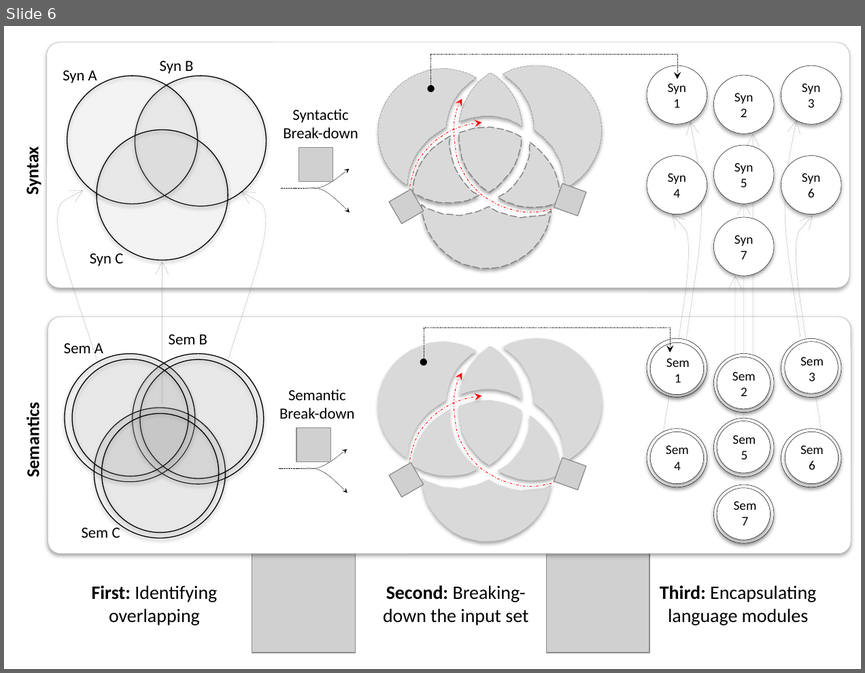
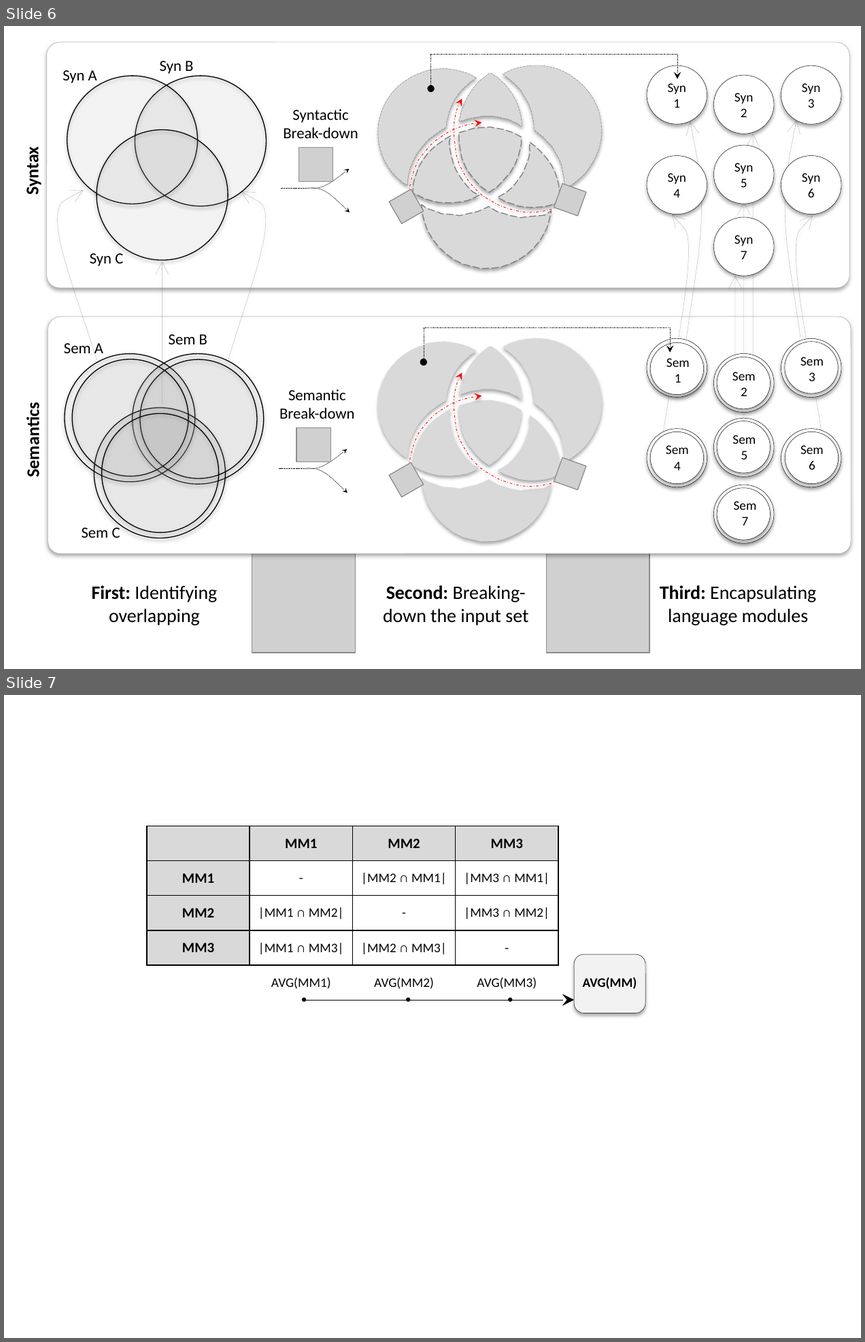
Before and after one commit to damenac/puzzle, a slide deck: papers/2016-ICSR-ModulesExtraction/images/domains.pptx. Shown one above the other, each under a label of ours: slide 6 before the commit, slides 6 and 7 after it. The pictures are 865x673 and 865x1342 pixels, drawn with LibreOffice and Linux fonts; fonts in the diff are those of the drawing; grey boxes stand for pictures. Boxes give left, top, right and bottom in pixels: in the first picture for what was removed or moved away, otherwise in the second. Text is boxed around its words. In the diff, an @@ line names an element or a change of style, - is before the commit and + after.

```diff
--- a/papers/2016-ICSR-ModulesExtraction/images/domains.pptx
+++ b/papers/2016-ICSR-ModulesExtraction/images/domains.pptx
@@ slide 7 added at box(4, 695, 861, 1338), background #FFFFFF @@
@@ table added at box(147, 826, 661, 1000), 5 rows, 5 columns @@
+ | MM1 | MM2 | MM3 | 
+MM1 | - | |MM2 ∩ MM1| | |MM3 ∩ MM1| | 
+MM2 | |MM1 ∩ MM2| | - | |MM3 ∩ MM2| | 
+MM3 | |MM1 ∩ MM3| | |MM2 ∩ MM3| | - | 
+ | AVG(MM1) | AVG(MM2) | AVG(MM3) | AVG(MM)
@@ rounded rectangle added at box(574, 954, 645, 1013), fill #F2F2F2, outline #000000 0.25 pt @@
@@ ellipse added at box(302, 998, 306, 1001), fill #000000, outline #000000 0.75 pt @@
@@ arrow added from (303, 1000) to (574, 1000), #000000 0.25 pt @@
@@ ellipse added at box(407, 998, 410, 1001), fill #000000, outline #000000 0.75 pt @@
@@ ellipse added at box(509, 998, 512, 1001), fill #000000, outline #000000 0.75 pt @@
```
Also in this commit, not shown: 19 other files.
